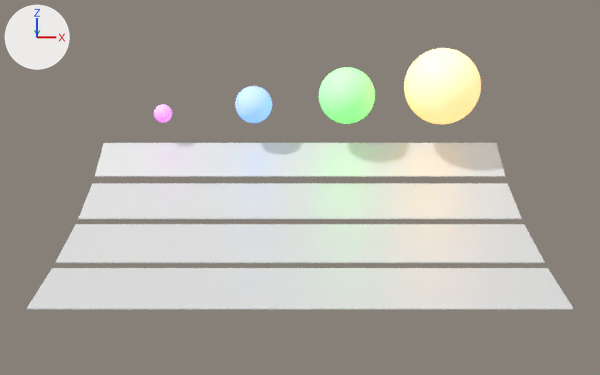
The Blender file assets/TestModels/VeachRemake.blend as it was, and as the next commit left it.
Before and after are seen from a 50 mm camera at (0.0, -22.12, 3.38) aimed at (0.0, -2.4, 0.64). The lights are fixed; the arrows at upper left show +X, +Y and +Z.
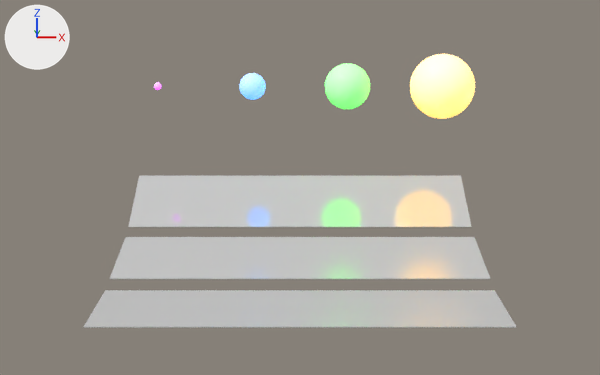
Pixel boxes [x1, y1, x2, y2] of what changed, in the pictures (600 x 375 px):
```json
{"object": "Cube", "change": "deleted", "before": [27, 143, 573, 309]}
{"object": "Cube.004", "change": "added", "after": [128, 176, 472, 227]}
{"object": "Cube.003", "change": "added", "after": [83, 290, 517, 328]}
{"object": "Cube.001", "change": "added", "after": [110, 237, 490, 279]}
{"object": "Icosphere.004", "change": "rescaled", "before": [404, 48, 481, 124], "after": [410, 54, 475, 119], "on screen": "15% narrower, 14% shorter"}
{"object": "Icosphere.003", "change": "moved, rescaled", "before": [319, 67, 375, 124], "after": [325, 63, 370, 109], "on screen": "19% narrower, 19% shorter"}
{"object": "Icosphere.002", "change": "moved, rescaled", "before": [235, 86, 272, 123], "after": [239, 73, 266, 100], "on screen": "26% narrower, 26% shorter"}
{"object": "Icosphere.001", "change": "moved, rescaled", "before": [154, 104, 172, 123], "after": [154, 83, 162, 90]}
```

Scene script edits in JSON lines:
```json
{"op": "add", "block": "mat_material_006", "code": ["mat_material_006 = principled_material('Material.006')", "mat_material_006.base_color = (0.8, 0.8, 0.8)  # white #e7e7e7", "mat_material_006.metallic = 0.5", "mat_material_006.roughness = 0.2"]}
{"op": "add", "block": "mat_material_005", "code": ["mat_material_005 = principled_material('Material.005')", "mat_material_005.base_color = (0.8, 0.8, 0.8)  # white #e7e7e7", "mat_material_005.metallic = 0.5", "mat_material_005.roughness = 0.1"]}
{"op": "add", "block": "mat_material_004", "code": ["mat_material_004 = principled_material('Material.004')", "mat_material_004.base_color = (0.8, 0.8, 0.8)  # white #e7e7e7", "mat_material_004.metallic = 0.5", "mat_material_004.roughness = 0.3"]}
{"op": "add", "block": "me_cube_010", "code": ["me_cube_010 = bpy.data.meshes.new('Cube.010')", "me_cube_010.from_pydata(...)  # a box spanning x -1.0..1.0, y -1.0..1.0, z -1.0..1.0", "me_cube_010.materials.append(mat_material_006)  # white #e7e7e7"]}
{"op": "add", "block": "me_cube_009", "code": ["me_cube_009 = bpy.data.meshes.new('Cube.009')", "me_cube_009.from_pydata(...)  # a box spanning x -1.0..1.0, y -1.0..1.0, z -1.0..1.0", "me_cube_009.materials.append(mat_material_005)  # white #e7e7e7"]}
{"op": "add", "block": "me_cube", "code": ["me_cube = bpy.data.meshes.new('Cube')", "me_cube.from_pydata(...)  # a box spanning x -1.0..1.0, y -1.0..1.0, z -1.0..1.0", "me_cube.materials.append(mat_material_004)  # white #e7e7e7"]}
{"op": "set", "path": "ob_icosphere_003.location", "old": "(1.25, 0.25, 2.75)", "new": "(1.25, 0.0, 3.0)"}
{"op": "set", "path": "ob_icosphere_003.scale", "old": "(0.75, 0.75, 0.75)", "new": "(0.6, 0.6, 0.6)"}
{"op": "set", "path": "ob_icosphere_002.location", "old": "(-1.25, 0.5, 2.5)", "new": "(-1.25, 0.0, 3.0)"}
{"op": "set", "path": "ob_icosphere_002.scale", "old": "(0.5, 0.5, 0.5)", "new": "(0.35, 0.35, 0.35)"}
{"op": "set", "path": "ob_icosphere_004.scale", "old": "(1.0, 1.0, 1.0)", "new": "(0.85, 0.85, 0.85)"}
{"op": "set", "path": "ob_icosphere_001.location", "old": "(-3.75, 0.75, 2.25)", "new": "(-3.75, 0.0, 3.0)"}
{"op": "set", "path": "ob_icosphere_001.scale", "old": "(0.25, 0.25, 0.25)", "new": "(0.1, 0.1, 0.1)"}
{"op": "remove", "block": "ob_cube", "code": ["ob_cube = bpy.data.objects.new('Cube', me_cube_001)", "ob_cube.location = (0.0, 0.6, 1.0)", "ob_cube.rotation_euler = (0.611, 0.0, 0.0)  # degrees (35, 0, 0)", "ob_cube.scale = (5.5, 0.7, 0.01)"]}
{"op": "add", "block": "ob_cube_001", "code": ["ob_cube_001 = bpy.data.objects.new('Cube.001', me_cube_010)", "ob_cube_001.location = (0.0, -2.18, -1.11)", "ob_cube_001.rotation_euler = (0.314, 0.0, 0.0)  # degrees (18, 0, 0)", "ob_cube_001.scale = (4.45, 0.99, 0.01)"]}
{"op": "add", "block": "ob_cube_004", "code": ["ob_cube_004 = bpy.data.objects.new('Cube.004', me_cube_009)", "ob_cube_004.location = (0.0, -0.04, -0.04)", "ob_cube_004.rotation_euler = (0.611, 0.0, 0.0)  # degrees (35, 0, 0)", "ob_cube_004.scale = (4.45, 0.99, 0.01)"]}
{"op": "add", "block": "ob_cube_003", "code": ["ob_cube_003 = bpy.data.objects.new('Cube.003', me_cube)", "ob_cube_003.location = (0.0, -4.57, -1.7)", "ob_cube_003.rotation_euler = (0.122, 0.0, 0.0)  # degrees (7, 0, 0)", "ob_cube_003.scale = (4.45, 0.99, 0.01)"]}
```
